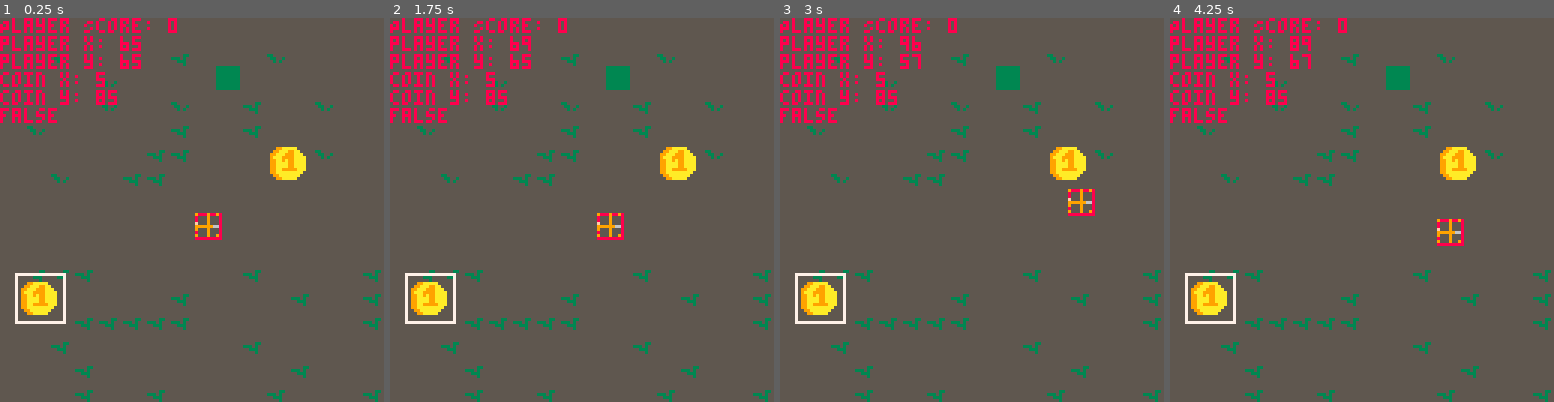
Above: before the commit, frames 1-4 (left to right).
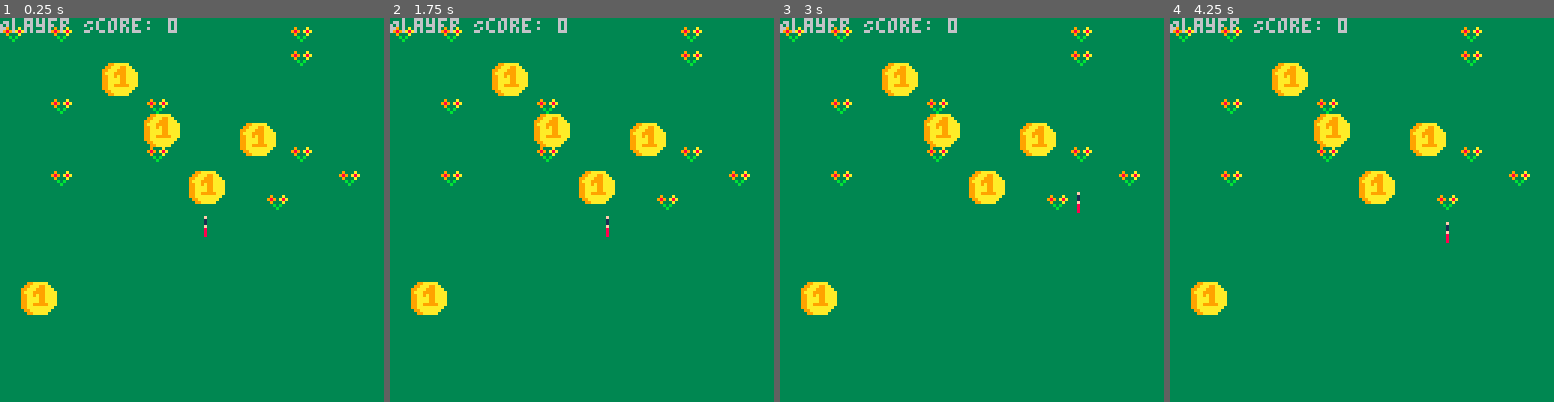
Above: after the commit, the same moments.

Repository: RGHuynh/collection_dot_game
Game: PICO-8 cartridge index.p8
Same seed, same stepped clock (60 frames per second), same inputs: the game is played once before the commit and once after it.
Inputs:
- Up to frame 1 (0.25 s): no input
- Up to frame 2 (1.75 s): hold Right from 1.6 s (still down)
- Up to frame 3 (3 s): release Right at 2.1 s; hold Up 2.15-2.42 s; hold Right from 2.47 s (still down)
- Up to frame 4 (4.25 s): release Right at 3.03 s; hold Left 3.08-3.58 s; hold Down 3.63-3.97 s; hold Right from 4.02 s (still down)

The runs differ from the first frame. In frame 1, 97% of the frame differs, in the area x 0-100%, y 0-100%; in frame 2, 97%; in frame 3, 97%; in frame 4, 97%.

Commit message:
refactor collision

Diff:
--- a/index.p8
+++ b/index.p8
@@ -21,18 +21,28 @@
 
 
 
+…(10 lines of a section not shown)…
 __gff__
-0000000001010100000000000000000000000000010100000000000000000000000000000000000000000000000000000000000000000000000000000000000000000000000000000000000000000000000000000000000000000000000000000000000000000000000000000000000000000000000000000000000000000000
+0000000001010000000000000000010100000000010100000000000000000101000000000000000000000000000000000000000000000000000000000000000000010100000000000000000000000000000000000000000000000000000000000000000000000000000000000000000000000000000000000000000000000000
 0000000000000000000000000000000000000000000000000000000000000000000000000000000000000000000000000000000000000000000000000000000000000000000000000000000000000000000000000000000000000000000000000000000000000000000000000000000000000000000000000000000000000000
 __map__
+2000200000000000000000002000000000000000000000000000000000000000000000000000000000000000000000000000000000000000000000000000000000000000000000000000000000000000000000000000000000000000000000000000000000000000000000000000000000000000000000000000000000000000
+0000000000000000000000002000000000000000000000000000000000000000000000000000000000000000000000000000000000000000000000000000000000000000000000000000000000000000000000000000000000000000000000000000000000000000000000000000000000000000000000000000000000000000
 0000000000000000000000000000000000000000000000000000000000000000000000000000000000000000000000000000000000000000000000000000000000000000000000000000000000000000000000000000000000000000000000000000000000000000000000000000000000000000000000000000000000000000
-0000020000000003000000020000000000000000000000000000000000000000000000000000000000000000000000000000000000000000000000000000000000000000000000000000000000000000000000000000000000000000000000000000000000000000000000000000000000000000000000000000000000000000
-0000000002000000000600000000000000000000000000000000000000000000000000000000000000000000000000000000000000000000000000000000000000000000000000000000000000000000000000000000000000000000000000000000000000000000000000000000000000000000000000000000000000000000
-0000000002000002000003000002000000000000000000000000000000000000000000000000000000000000000000000000000000000000000000000000000000000000000000000000000000000000000000000000000000000000000000000000000000000000000000000000000000000000000000000000000000000000
-0002000000000003000003000000000000000000000000000000000000000000000000000000000000000000000000000000000000000000000000000000000000000000000000000000000000000000000000000000000000000000000000000000000000000000000000000000000000000000000000000000000000000000
-0000000000000303000000040502000000000000000000000000000000000000000000000000000000000000000000000000000000000000000000000000000000000000000000000000000000000000000000000000000000000000000000000000000000000000000000000000000000000000000000000000000000000000
-0000020000030300000000141500000000000000000000000000000000000000000000000000000000000000000000000000000000000000000000000000000000000000000000000000000000000000000000000000000000000000000000000000000000000000000000000000000000000000000000000000000000000000
+0000200000002021000021000000000000000000000000000000000000000000000000000000000000000000000000000000000000000000000000000000000000000000000000000000000000000000000000000000000000000000000000000000000000000000000000000000000000000000000000000000000000000000
 0000000000000000000000000000000000000000000000000000000000000000000000000000000000000000000000000000000000000000000000000000000000000000000000000000000000000000000000000000000000000000000000000000000000000000000000000000000000000000000000000000000000000000
+0021000000002000000000002000000000000000000000000000000000000000000000000000000000000000000000000000000000000000000000000000000000000000000000000000000000000000000000000000000000000000000000000000000000000000000000000000000000000000000000000000000000000000
+0021200000000000000000000000200000000000000000000000000000000000000000000000000000000000000000000000000000000000000000000000000000000000000000000000000000000000000000000000000000000000000000000000000000000000000000000000000000000000000000000000000000000000
+0000000021000000000000200000000000000000000000000000000000000000000000000000000000000000000000000000000000000000000000000000000000000000000000000000000000000000000000000000000000000000000000000000000000000000000000000000000000000000000000000000000000000000
 0000000000000000000000000000000000000000000000000000000000000000000000000000000000000000000000000000000000000000000000000000000000000000000000000000000000000000000000000000000000000000000000000000000000000000000000000000000000000000000000000000000000000000
 0000000000000000000000000000000000000000000000000000000000000000000000000000000000000000000000000000000000000000000000000000000000000000000000000000000000000000000000000000000000000000000000000000000000000000000000000000000000000000000000000000000000000000
 0003030300000000000003000000000300000000000000000000000000000000000000000000000000000000000000000000000000000000000000000000000000000000000000000000000000000000000000000000000000000000000000000000000000000000000000000000000000000000000000000000000000000000
--- a/script/coin/coin.p8.lua
+++ b/script/coin/coin.p8.lua
@@ -1,5 +1,5 @@
 Coin = {
-  current_coin_limit = 1,
+  current_coin_limit = 5,
   sprite = 4,
 
   current_coins = {},
@@ -17,8 +17,8 @@
         pixel_y = random_y,
         tile_x = flr(random_x / 8),
         tile_y = flr(random_y / 8),
-        tile_x2 = flr((random_x + 2) / 8),
-        tile_y2 = flr((random_y - 6)  / 8),
+        tile_x2 = flr((random_x + 7) / 8),
+        tile_y2 = flr((random_y + 7)  / 8),
         size = 8,
         sprite = self.sprite
       })
@@ -31,7 +31,8 @@
 
 function draw_coin(current_coins, spawn_coins)
     for coin in all(current_coins) do
-      rect(coin.pixel_x, coin.pixel_y, coin.pixel_x + 16, coin.pixel_y + 16, 7)
+      -- DEBUG
+      -- rect(coin.pixel_x, coin.pixel_y, coin.pixel_x + 16, coin.pixel_y + 16, 7)
       spr(coin.sprite, coin.pixel_x, coin.pixel_y, 2, 2)
 
     end
--- a/script/main.p8.lua
+++ b/script/main.p8.lua
@@ -3,13 +3,13 @@
 end
 
 function _update()
-  cls(5)
+  cls(3)
 end
 
 function _draw()
 
+  print("Player Score: " .. Player.score)
   -- DEBUGGING
-  print("Player Score: " .. Player.score)
   -- print("X: " .. Player.x)
   -- print("Y: " .. Player.y)
 
--- a/script/player/movement.p8.lua
+++ b/script/player/movement.p8.lua
@@ -12,38 +12,62 @@
   size = 0,
 
   score = 0,
+  is_flip_x = false,
 
+  movement_timer = 1,
   movement = function(self)
-    if btn(0) then self.x = self.x - 1 end
-    if btn(1) then self.x = self.x + 1 end
-    if btn(2) then self.y = self.y - 1 end
+    if btn(0) then
+      self.x = self.x - 1
+      self.is_flip_x = true
+      self:movement_motion()
+    end
+    if btn(1) then
+       self.x = self.x + 1
+       self.is_flip_x = false
+       self:movement_motion()
+    end
+    if btn(2) then
+      self.y = self.y - 1
+    end
     if btn(3) then self.y = self.y + 1 end
+  end,
+
+  movement_motion = function(self)
+
+    if self.movement_timer < 5 then
+      self.movement_timer += 1
+    else
+      if self.sprite < 2 then
+        self.sprite += 1
+      else
+        self.sprite = 1
+      end
+
+      self.movement_timer = 1
+    end
+
   end,
 
   d_pick_up = function(self, object)
 
     local player_hit_box = self:player_hit_box()
 
-    local t = player_hit_box.tile_player_x
-    local e =  player_hit_box.tile_player_y
+    for k, coin in pairs(object.current_coins) do
 
-    print('player x: ' .. self.x + self.size)
-    print('player y: ' .. self.y + self.size)
+      local a = player_hit_box.tile_player_x == coin.tile_x and player_hit_box.tile_player_y == coin.tile_y
+
+      local b = player_hit_box.tile_player_x == coin.tile_x and player_hit_box.tile_player_y2 == coin.tile_y2
+
+      local c = player_hit_box.tile_player_x2 == coin.tile_x2 and player_hit_box.tile_player_y2 == coin.tile_y2
+
+      local d = player_hit_box.tile_player_x2 == coin.tile_x2 and player_hit_box.tile_player_y == coin.tile_y
 
 
-    for k, coin in pairs(object.current_coins) do
+      if a or b or c or d then
+      del(object.current_coins, coin)
+      sfx(0)
+      self.score = self.score + 1
 
-      local found_coin = (coin.pixel_x +4) == self.x + self.size and (coin.pixel_y  + 4) == self.y + self.size
-
-      print('coin x: ' .. coin.pixel_x)
-      print('coin y: ' .. coin.pixel_y)
-      print(found_coin)
-
-      if found_coin then
-        del(object.current_coins, coin)
-        spr(0, coin.pixel_x, coin.pixel_x, 2, 2)
-        sfx(0)
-        self.score = self.score + 1
       end
 
     end
@@ -52,8 +76,8 @@
   player_hit_box = function(self)
     local tile_player_x = flr(self.x / 8)
     local tile_player_y = flr(self.y / 8)
-    local tile_player_x2 = flr((self.x + 7) / 4)
-    local tile_player_y2 = flr((self.y + 7) / 4)
+    local tile_player_x2 = flr((self.x + 7) / 8)
+    local tile_player_y2 = flr((self.y + 7) / 8)
 
     return {
       tile_player_x = tile_player_x,
@@ -70,10 +94,12 @@
     self:movement()
 
     Map:collision(self, current_player_position_x, current_player_position_y)
-    rect(self.x - self.size, self.y - self.size, self.x +8 + self.size, self.y +8 + self.size, 8)
+
+    -- DEGUB
+    -- rect(self.x - self.size, self.y - self.size, self.x +8 + self.size, self.y +8 + self.size, 8)
 
     self:d_pick_up(Coin)
-    spr(Player.sprite, Player.x, Player.y)
+    spr(self.sprite, self.x, self.y, 1, 1, self.is_flip_x)
   end
 
 }
Not shown, changed: 24 lines of the sprite sheet (__gfx__) section of index.p8
